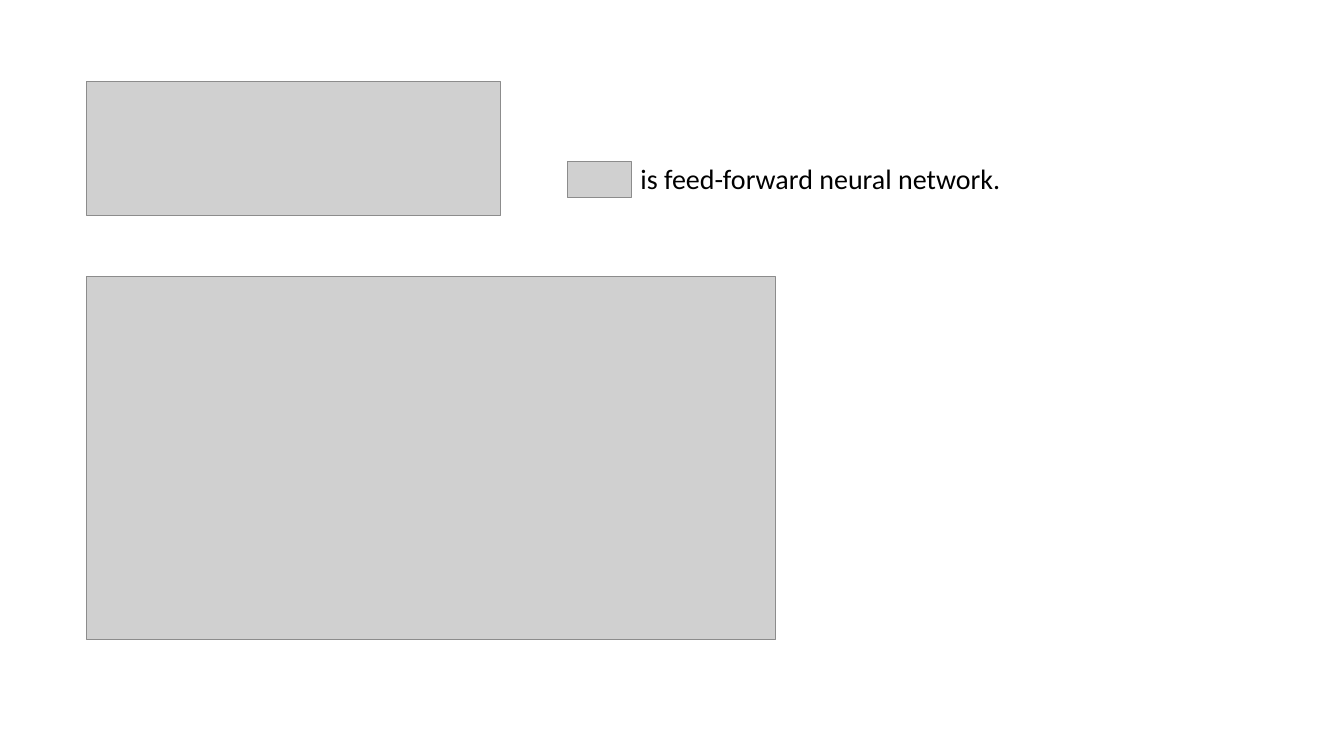
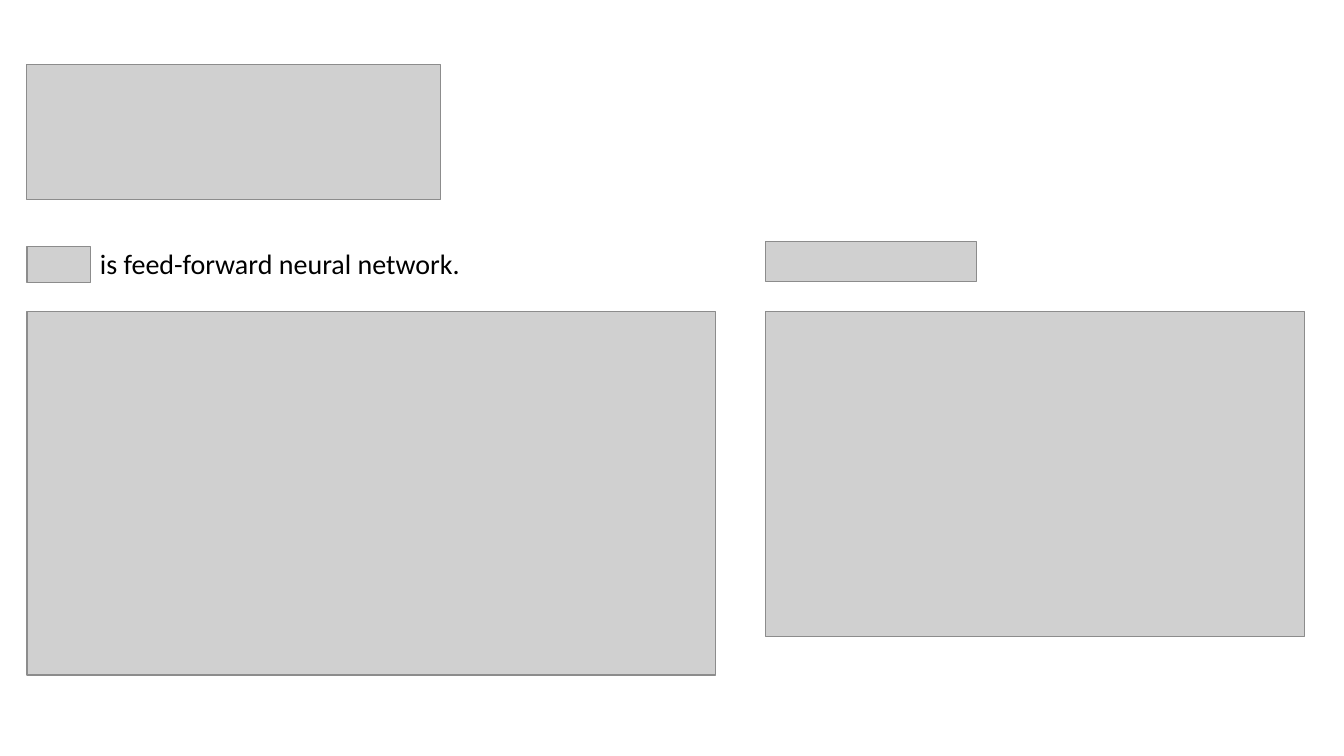
Before and after one commit to datduong/CS269_tutorial, a slide deck: slide 9 of CS269PresentationOwnOptimFunction.pptx. Drawn at 1344x756 pixels with LibreOffice and Linux fonts; fonts in the diff are those of the drawing; grey boxes stand for pictures. Boxes give left, top, right and bottom in pixels: in the first picture for what was removed or moved away, otherwise in the second. Text is boxed around its words. In the diff, an @@ line names an element or a change of style, - is before the commit and + after.

```diff
--- a/CS269PresentationOwnOptimFunction.pptx
+++ b/CS269PresentationOwnOptimFunction.pptx
@@ picture: place and size @@
-picture at [87,82,500,217]
+picture at [27,65,441,200]
@@ picture: place and size @@
-picture at [568,162,631,198]
+picture at [27,247,91,282]
@@ text "is feed-forward neural network.": place and size @@
-text "is feed-forward neural network." at [640,169,1000,190]
+text "is feed-forward neural network." at [100,254,460,275]
@@ picture added at [766,242,977,281] @@
@@ picture: place and size @@
-picture at [87,276,775,639]
+picture at [27,312,716,675]
@@ picture added at [766,312,1305,636] @@
```
Also in this commit, not shown: 1 other slide changed, 2 slides removed.
